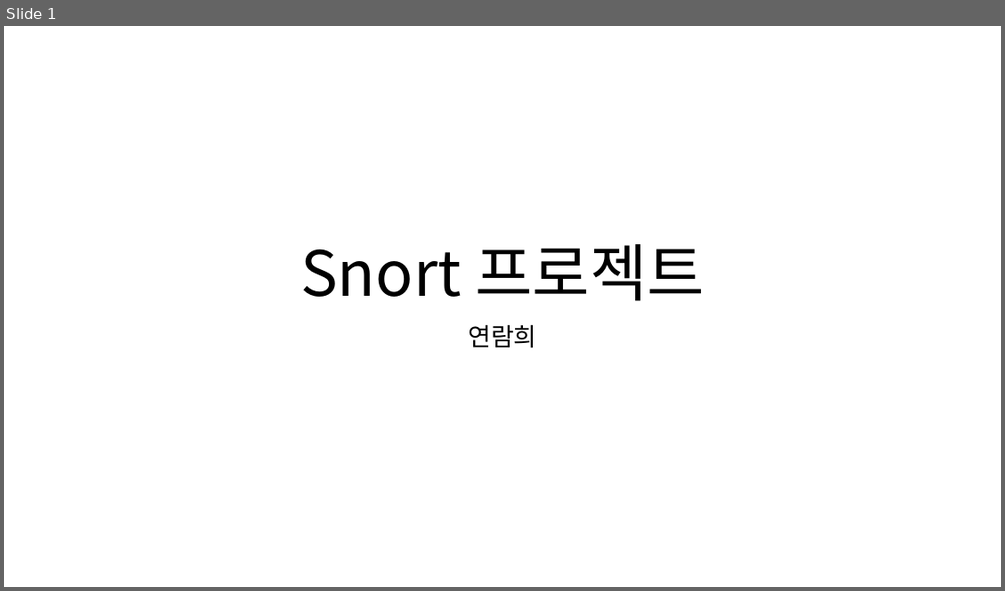
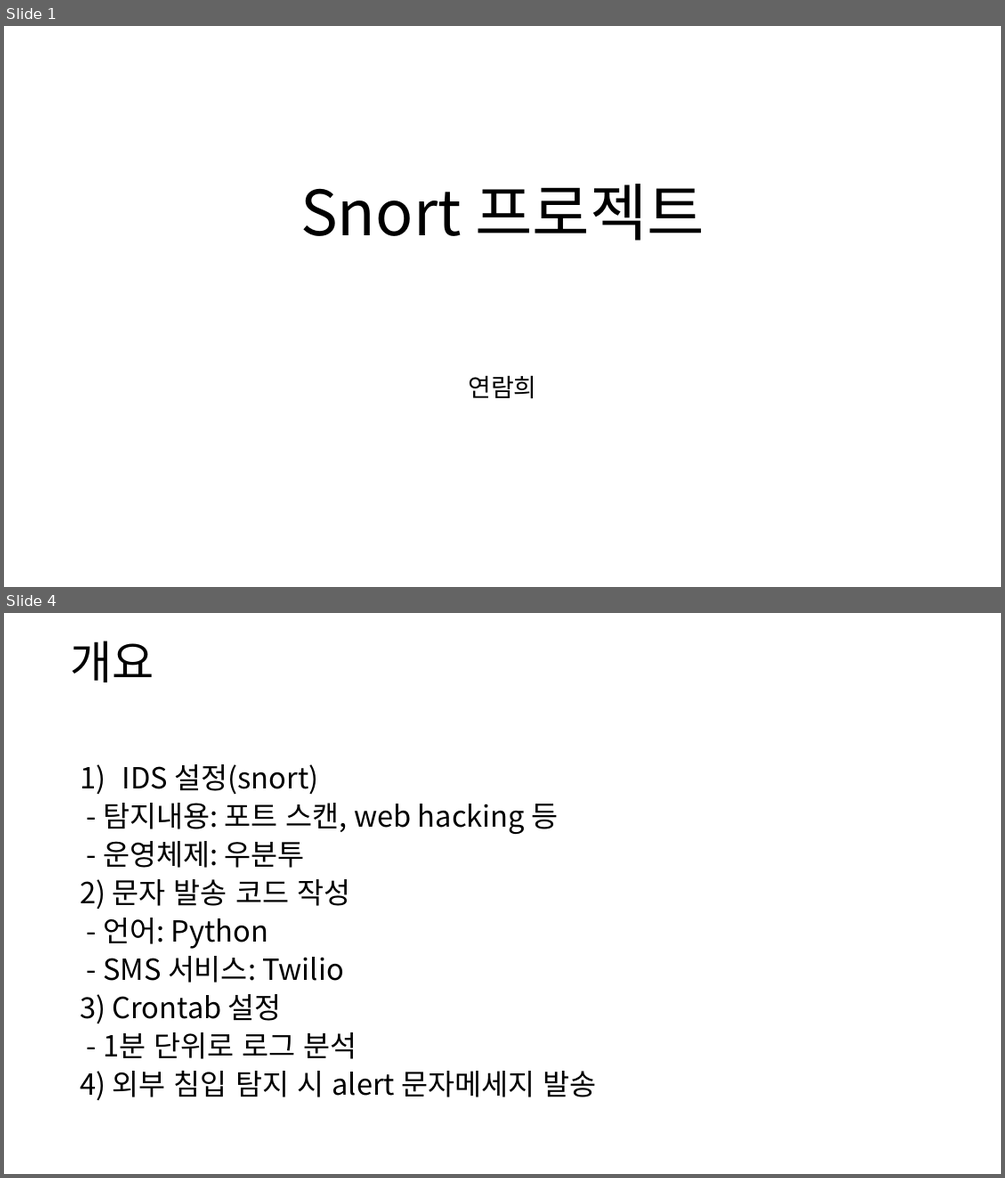
Before and after one commit to ramieeee/self_learning, a slide deck: semi_projects/보안탐지 및 SMS 알람/snort 프로젝트.pptx. Shown one above the other, each under a label of ours: slide 1 before the commit, slides 1 and 4 after it; the slides between them are not shown. The pictures are 1005x591 and 1005x1178 pixels, drawn with LibreOffice and Linux fonts; fonts in the diff are those of the drawing. Boxes give left, top, right and bottom in pixels: in the first picture for what was removed or moved away, otherwise in the second. Text is boxed around its words. In the diff, an @@ line names an element or a change of style, - is before the commit and + after.

Commit message:
Update alert SMS ppt

```diff
--- a/semi_projects/보안탐지 및 SMS 알람/snort 프로젝트.pptx
+++ b/semi_projects/보안탐지 및 SMS 알람/snort 프로젝트.pptx
@@ slide 4 added at (4, 613, 1001, 1174), background #FFFFFF @@
@@ title added at (71, 641, 154, 682), 44 pt, text #000000 @@
+개요
@@ text added at (80, 764, 597, 1100), 28 pt, text #000000 @@
+1) IDS 설정(snort)
+- 탐지내용: 포트 스캔, web hacking 등
+- 운영체제: 우분투
+2) 문자 발송 코드 작성
+- 언어: Python
+- SMS 서비스: Twilio
+3) Crontab 설정
+- 1분 단위로 로그 분석
+4) 외부 침입 탐지 시 alert 문자메세지 발송
@@ slide 1 changed as well @@
@@ title "Snort 프로젝트" at (300, 184, 704, 240): vertical alignment bottom to middle @@
@@ subtitle "연람희" at (468, 375, 536, 399): vertical alignment top to middle @@
```
Also in this commit, not shown: 2 other slides changed, 11 other slides added, 3 slides removed.
